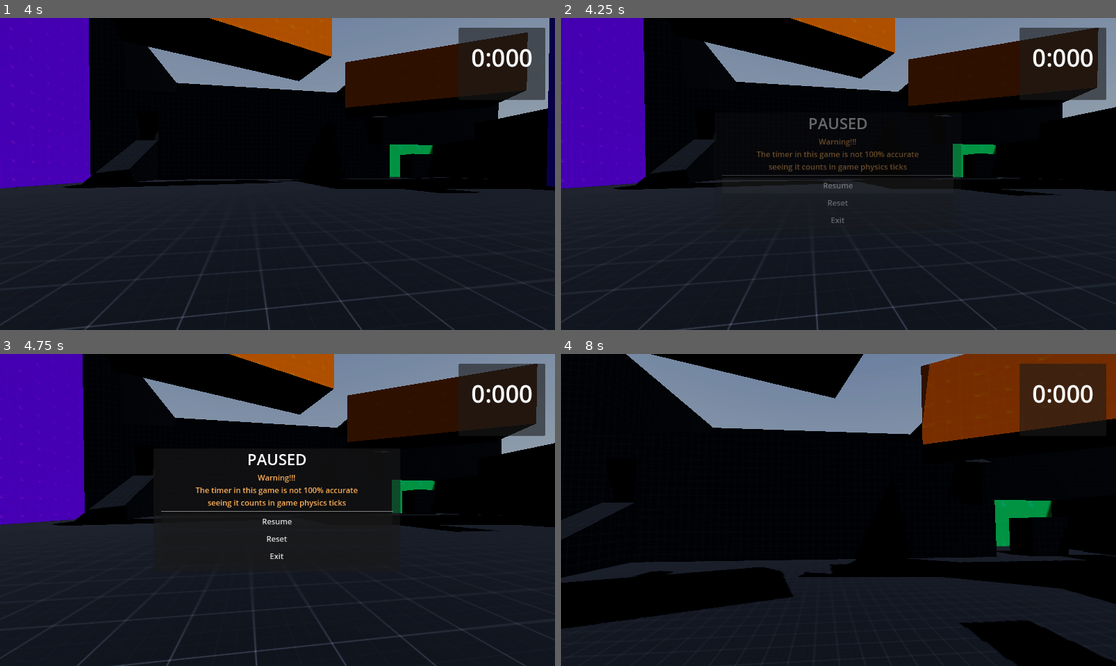
Above: before the commit, frames 1-4 (two rows, left to right).
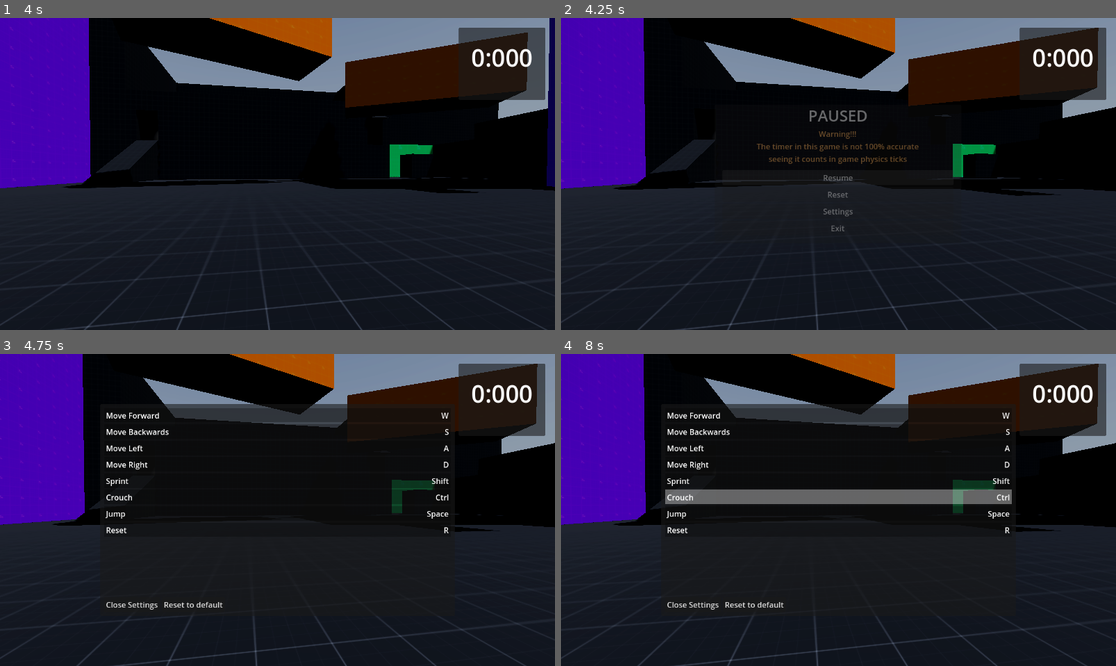
Above: after the commit, the same moments.

Repository: BreadDemon/Schmovement
Game: Godot game, scene res://nodes/levels/City.tscn
The game is run twice, just before and just after one commit, with the same random seed, the same clock (stepped at 60 frames per second) and the same inputs. This scene is started directly instead of the project's main scene. A sky picture missing from this copy of the repository is replaced by a grey-blue gradient.
Inputs (mouse positions are in pixels of both pictures, inside the frame that each line leads up to):
- Up to frame 1 (4 s): tap Enter at 0.5 s; move the mouse to (305, 174) at 0.52 s; hold Ctrl (Crouch) 0.53-1.28 s; hold W (forward) from 0.53 s (still down); tap Space (Jump) at 0.77, 1.52, 3.02, 3.77 s; move the mouse to (249, 174) at 1.27 s; tap Shift (Sprint) at 1.35, 2.85 s; move the mouse to (288, 167) at 2.02 s; hold Ctrl (Crouch) 2.03-2.78 s; move the mouse to (271, 180) at 2.77 s; move the mouse to (316, 177) at 3.52 s; hold Ctrl (Crouch) from 3.53 s (still down)
- Up to frame 2 (4.25 s): keep holding W (forward); keep holding Ctrl (Crouch); tap Escape (ui_cancel) at 4.15 s
- Up to frame 3 (4.75 s): release W (forward) at 4.25 s; release Ctrl (Crouch) at 4.25 s; click (277, 547) at 4.25 s, where only the run after the commit has a clickable "Settings"
- Up to frame 4 (8 s): click (838, 522) at 5 s, where only the run before the commit has a clickable "Resume"; move the mouse to (794, 506) at 5.77 s; hold W (forward) 5.78-7.28 s; tap Shift (Sprint) at 5.85, 7.35 s; tap Space (Jump) at 6.02, 7.52 s; move the mouse to (844, 510) at 6.52 s; hold Ctrl (Crouch) 6.53-7.28 s; move the mouse to (816, 503) at 7.27 s; hold D (right) from 7.28 s (still down)

Frame 1 is identical in both runs. In frame 2, 1.6% of the frame differs, in the area x 29-71%, y 29-69%; in frame 3, 4.0%; in frame 4, 48%, in the area x 0-100%, y 0-100%.

Commit message:
added input settings to pause menu

Diff:
--- a/src/nodes/menus/input_settings.tscn
+++ b/src/nodes/menus/input_settings.tscn
@@ -1,7 +1,61 @@
-[gd_scene load_steps=3 format=3 uid="uid://cp8xo27u1vt3l"]
+[gd_scene load_steps=7 format=3 uid="uid://cp8xo27u1vt3l"]
 
 [ext_resource type="PackedScene" uid="uid://b68cpofe26anw" path="res://nodes/menus/input_button.tscn" id="1_bm2wr"]
 [ext_resource type="Script" path="res://scripts/input_settings.gd" id="1_o3j5m"]
+
+[sub_resource type="Animation" id="Animation_gp4b0"]
+resource_name = "open_ingame"
+length = 0.1
+tracks/0/type = "value"
+tracks/0/imported = false
+tracks/0/enabled = true
+tracks/0/path = NodePath(".:visible")
+tracks/0/interp = 1
+tracks/0/loop_wrap = true
+tracks/0/keys = {
+"times": PackedFloat32Array(0.1),
+"transitions": PackedFloat32Array(1),
+"update": 1,
+"values": [true]
+}
+
+[sub_resource type="Animation" id="Animation_7niio"]
+length = 0.001
+tracks/0/type = "value"
+tracks/0/imported = false
+tracks/0/enabled = true
+tracks/0/path = NodePath(".:visible")
+tracks/0/interp = 1
+tracks/0/loop_wrap = true
+tracks/0/keys = {
+"times": PackedFloat32Array(0),
+"transitions": PackedFloat32Array(1),
+"update": 1,
+"values": [true]
+}
+
+[sub_resource type="Animation" id="Animation_n4eoe"]
+resource_name = "close_ingame"
+length = 0.1
+tracks/0/type = "value"
+tracks/0/imported = false
+tracks/0/enabled = true
+tracks/0/path = NodePath(".:visible")
+tracks/0/interp = 1
+tracks/0/loop_wrap = true
+tracks/0/keys = {
+"times": PackedFloat32Array(0),
+"transitions": PackedFloat32Array(1),
+"update": 1,
+"values": [false]
+}
+
+[sub_resource type="AnimationLibrary" id="AnimationLibrary_n7wt6"]
+_data = {
+"RESET": SubResource("Animation_7niio"),
+"close_ingame": SubResource("Animation_n4eoe"),
+"open_ingame": SubResource("Animation_gp4b0")
+}
 
 [node name="InputSettings" type="Control"]
 layout_mode = 3
@@ -60,5 +114,10 @@
 focus_mode = 0
 text = "Reset to default"
 
+[node name="AnimationPlayer" type="AnimationPlayer" parent="."]
+libraries = {
+"": SubResource("AnimationLibrary_n7wt6")
+}
+
 [connection signal="pressed" from="PanelContainer/MarginContainer/VBoxContainer/HBoxContainer/BackButton" to="." method="_on_back_button_pressed"]
 [connection signal="pressed" from="PanelContainer/MarginContainer/VBoxContainer/HBoxContainer/ResetButton" to="." method="_on_reset_button_pressed"]
--- a/src/nodes/menus/pause_menu.tscn
+++ b/src/nodes/menus/pause_menu.tscn
@@ -1,7 +1,8 @@
-[gd_scene load_steps=8 format=3 uid="uid://d1cdc6cilif2a"]
+[gd_scene load_steps=11 format=3 uid="uid://d1cdc6cilif2a"]
 
 [ext_resource type="Shader" path="res://shader/blur.gdshader" id="1_ra0gf"]
 [ext_resource type="Script" path="res://scripts/pause_menu.gd" id="2_3qeef"]
+[ext_resource type="PackedScene" uid="uid://cp8xo27u1vt3l" path="res://nodes/menus/input_settings.tscn" id="3_12rbm"]
 
 [sub_resource type="ShaderMaterial" id="ShaderMaterial_jwo6d"]
 shader = ExtResource("1_ra0gf")
@@ -163,11 +164,45 @@
 "values": [false]
 }
 
+[sub_resource type="Animation" id="Animation_i8xpb"]
+resource_name = "hide_pause"
+length = 0.01
+tracks/0/type = "value"
+tracks/0/imported = false
+tracks/0/enabled = true
+tracks/0/path = NodePath("CenterContainer:visible")
+tracks/0/interp = 1
+tracks/0/loop_wrap = true
+tracks/0/keys = {
+"times": PackedFloat32Array(0),
+"transitions": PackedFloat32Array(1),
+"update": 1,
+"values": [false]
+}
+
+[sub_resource type="Animation" id="Animation_83wus"]
+resource_name = "unhide_pause"
+length = 0.01
+tracks/0/type = "value"
+tracks/0/imported = false
+tracks/0/enabled = true
+tracks/0/path = NodePath("CenterContainer:visible")
+tracks/0/interp = 1
+tracks/0/loop_wrap = true
+tracks/0/keys = {
+"times": PackedFloat32Array(0),
+"transitions": PackedFloat32Array(1),
+"update": 1,
+"values": [true]
+}
+
 [sub_resource type="AnimationLibrary" id="AnimationLibrary_2gyiy"]
 _data = {
 "Pause": SubResource("Animation_rb2ks"),
 "RESET": SubResource("Animation_rhhy6"),
-"Unpause": SubResource("Animation_y1ddt")
+"Unpause": SubResource("Animation_y1ddt"),
+"hide_pause": SubResource("Animation_i8xpb"),
+"unhide_pause": SubResource("Animation_83wus")
 }
 
 [node name="PauseMenu" type="ColorRect"]
@@ -179,6 +214,7 @@
 grow_horizontal = 2
 grow_vertical = 2
 script = ExtResource("2_3qeef")
+input_settings = ExtResource("3_12rbm")
 
 [node name="CenterContainer" type="CenterContainer" parent="."]
 modulate = Color(1, 1, 1, 0)
@@ -233,6 +269,11 @@
 size_flags_vertical = 3
 text = "Reset"
 
+[node name="SettingsButton" type="Button" parent="CenterContainer/PanelContainer/MarginContainer/VBoxContainer"]
+layout_mode = 2
+size_flags_vertical = 3
+text = "Settings"
+
 [node name="ExitButton" type="Button" parent="CenterContainer/PanelContainer/MarginContainer/VBoxContainer"]
 layout_mode = 2
 size_flags_vertical = 3
@@ -242,3 +283,5 @@
 libraries = {
 "": SubResource("AnimationLibrary_2gyiy")
 }
+
+[connection signal="pressed" from="CenterContainer/PanelContainer/MarginContainer/VBoxContainer/SettingsButton" to="." method="_on_settings_button_pressed"]
--- a/src/scripts/input_settings.gd
+++ b/src/scripts/input_settings.gd
@@ -3,9 +3,13 @@
 @onready var input_button_scene = preload('res://nodes/menus/input_button.tscn')
 @onready var action_list = $PanelContainer/MarginContainer/VBoxContainer/ScrollContainer/ActionList
 
+@onready var animator: AnimationPlayer = $AnimationPlayer
+
 var is_remapping = false
 var action_to_remap = null
 var remapping_button = null
+
+var ingame = false
 
 var input_actions = {
 	"forward": "Move Forward",
@@ -43,15 +47,12 @@
 
 		button.pressed.connect(_on_input_button_pressed.bind(button, action))
 
-
-
 func _on_input_button_pressed(button, action):
 	if !is_remapping:
 		is_remapping = true
 		action_to_remap = action
 		remapping_button = button
 		button.find_child("LabelInput").text = "Press key to bind..."
-
 
 func _input(event):
 	if is_remapping:
@@ -75,6 +76,10 @@
 func _on_reset_button_pressed():
 	_create_action_list()
 
-
 func _on_back_button_pressed():
-	get_tree().change_scene_to_file("res://nodes/menus/game_menu.tscn")
+	if !ingame:
+		get_tree().change_scene_to_file("res://nodes/menus/game_menu.tscn")
+	else:
+		animator.play("close_ingame")
+		var pause = get_parent()
+		pause.animator.play("unhide_pause")
--- a/src/scripts/pause_menu.gd
+++ b/src/scripts/pause_menu.gd
@@ -1,6 +1,7 @@
 extends ColorRect
 
-@onready var animator: AnimationPlayer =$AnimationPlayer
+@onready var animator: AnimationPlayer = $AnimationPlayer
+@export var input_settings: PackedScene
 
 # Called when the node enters the scene tree for the first time.
 func _ready():
@@ -25,3 +26,10 @@
 	var player = get_parent()
 	player.reset()
 	_on_pause_button_pressed()
+
+func _on_settings_button_pressed():
+	var Settings = input_settings.instantiate()
+	add_child(Settings)
+	Settings.ingame = true
+	animator.play("hide_pause")
+	Settings.animator.play("open_ingame")
